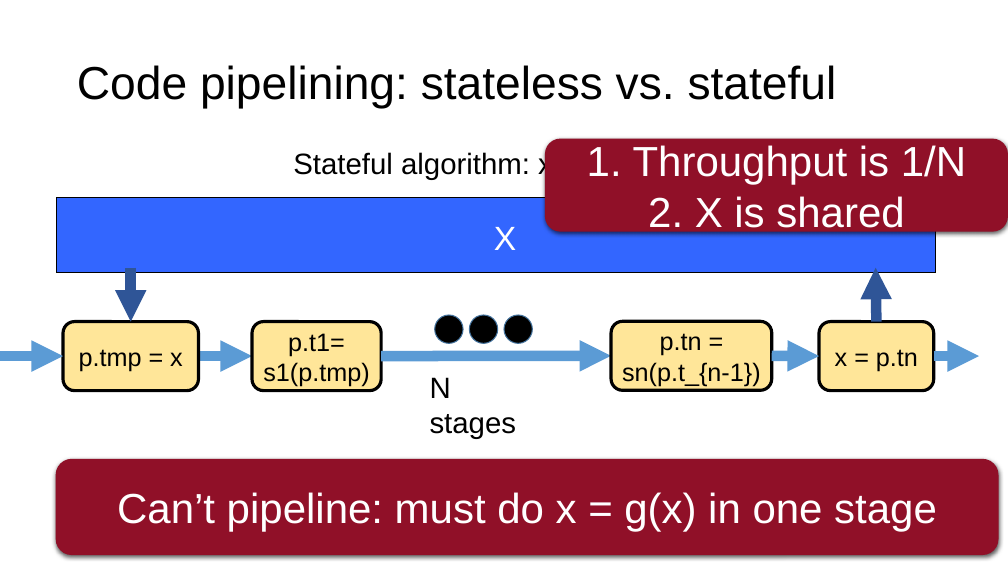
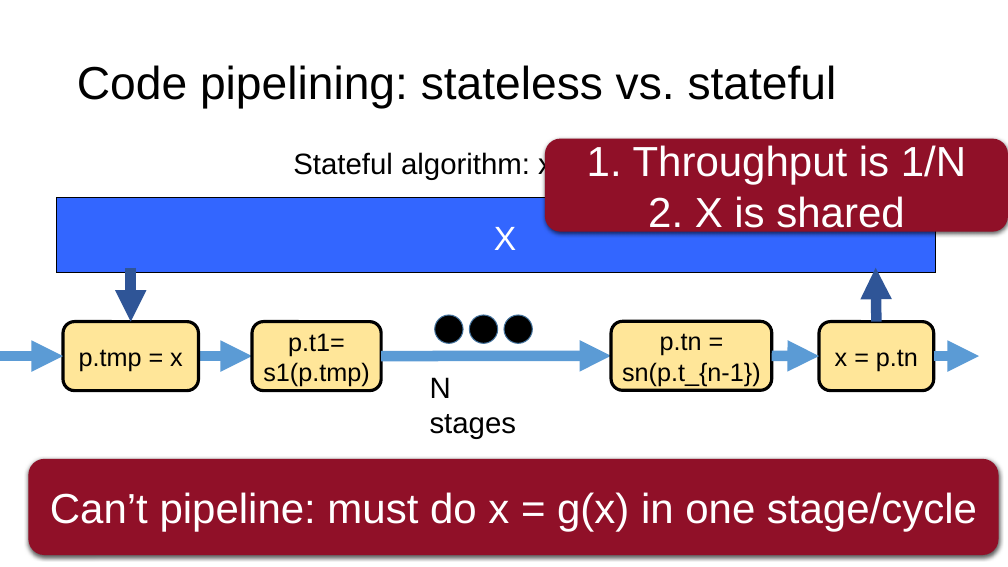
Before and after one commit to anirudhSK/pifo-domino-marple-ppts, a slide deck: slide 35 of combined_domino_pifo.pptx. Drawn at 1008x567 pixels with LibreOffice and Linux fonts; fonts in the diff are those of the drawing. Boxes give left, top, right and bottom in pixels: in the first picture for what was removed or moved away, otherwise in the second. Text is boxed around its words. In the diff, an @@ line names an element or a change of style, - is before the commit and + after.

```diff
--- a/combined_domino_pifo.pptx
+++ b/combined_domino_pifo.pptx
@@ rounded rectangle "Can’t pipeline: must do x ..." resized from (x1=56, y1=459, x2=999, y2=555) to (x1=29, y1=459, x2=999, y2=555) @@
@@ text in rounded rectangle at (x1=50, y1=492, x2=977, y2=532): text changed @@
-Can’t pipeline: must do x = g(x) in one stage
+Can’t pipeline: must do x = g(x) in one stage/cycle
```
Also in this commit, not shown: 4 other slides changed.
